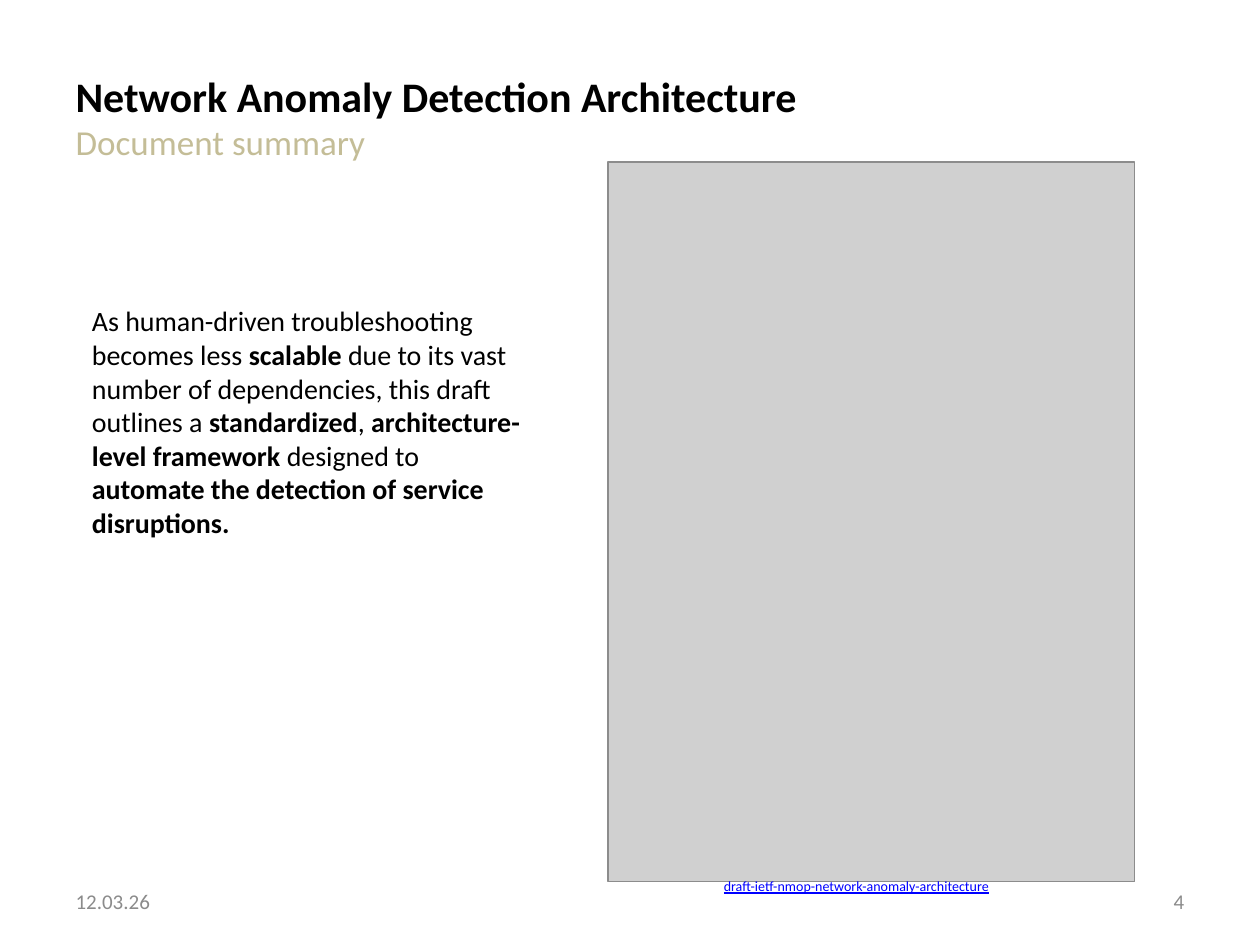
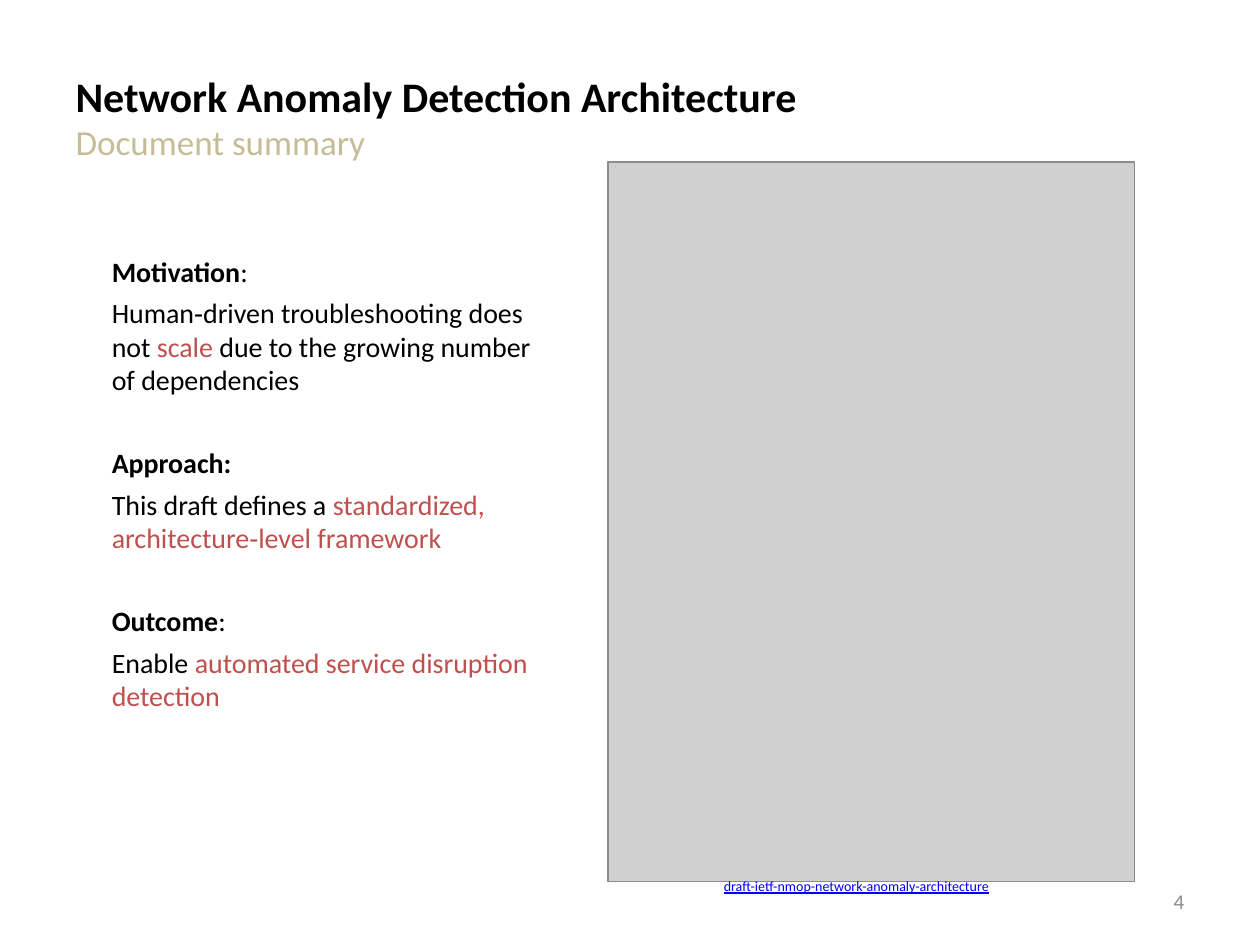
Before and after one commit to network-analytics/ietf-network-analytics-document-status, a slide deck: slide 4 of 125/NMOP/draft-ietf-nmop-network-anomaly-architecture-semantics-lifecycle.pptx. Drawn at 1260x945 pixels with LibreOffice and Linux fonts; fonts in the diff are those of the drawing; grey boxes stand for pictures. Boxes give left, top, right and bottom in pixels: in the first picture for what was removed or moved away, otherwise in the second. Text is boxed around its words. In the diff, an @@ line names an element or a change of style, - is before the commit and + after.

Commit message:
update anomaly detection slides: bullet points, update date, etc

```diff
--- a/125/NMOP/draft-ietf-nmop-network-anomaly-architecture-semantics-lifecycle.pptx
+++ b/125/NMOP/draft-ietf-nmop-network-anomaly-architecture-semantics-lifecycle.pptx
@@ text at (112, 262, 531, 706): text changed @@
-As human-driven troubleshooting becomes less scalable due to its vast number of dependencies, this draft outlines a standardized, architecture-level framework designed to automate the detection of service disruptions.
+Motivation:
+Human‑driven troubleshooting does not scale due to the growing number of dependencies
+Approach:
+This draft defines a standardized, architecture‑level framework
+Outcome:
+Enable automated service disruption detection
@@ text removed at (76, 895, 150, 909) @@
-12.03.26
```
Also in this commit, not shown: 14 other slides changed, 1 other file.
